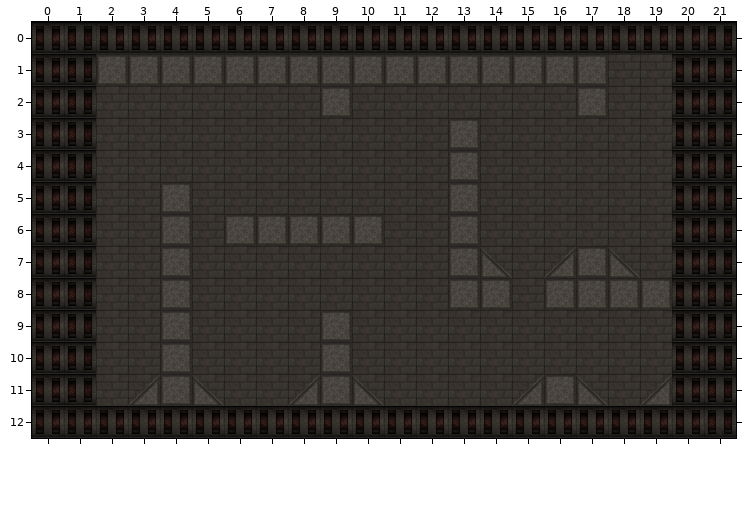
One commit to this Tiled map: GGJ2011/data/tiled_maps/level10.tmx. This is how it looked before the edit.
Cells are 64x64 px. Shown: x 0..21, y 0..12.
Once edited:
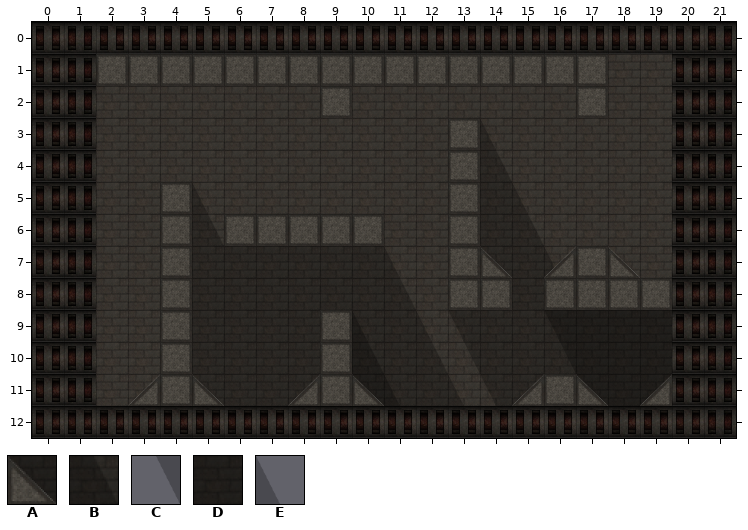
Key: from "shadow": A 0, B 1, C 4, D 5, E 6.
_ is an empty cell.
Tiles of an added or newly shown layer are drawn over the layers below it.
See-through tiles are keyed as they look on the map.
Commit message: Adding shadow and exporting level10.
What changed:
Changed rows in their new state; . is an unchanged cell.
Layer "Shadow Lower" (added):
first column x 10:
 9 E.....DDDD
10 B.....CDDD
11 DE.....ADD
Layer "Shadow Upper" (added):
first column x 10:
 9 D.....ADDD
10 D.....DDDD
11 DD.....ADD
Pixel boxes of the changes (left, top, right, bottom) in both pictures:
added: (352, 310, 416, 406)
added: (544, 310, 672, 406)
